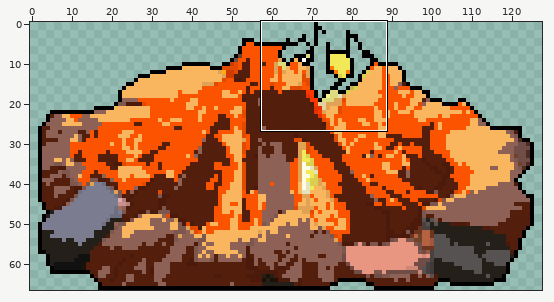
Sprite sheet -- zombie-survival-multiplayer/sprites/sprCampfire/layers/c1cd7f15-e047-4455-ab04-c1aaf10b71f6/ac7120ff-d726-4b52-9e81-e1b99b3f73a9.png. The first picture is a wide view before the edit; the outline marks the close-up.
Close-up. Before:
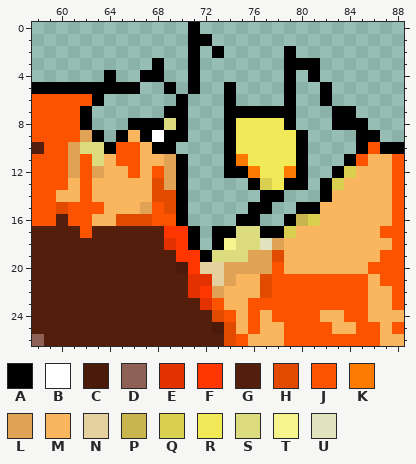
The file is 128x67 pixels. Colours within 5 levels of each other are drawn and written as one. Shown: x 58..88, y 0..26.
Palette (. is transparent): A #000000  B #ffffff  C #4b1a0a  D #8d6155  E #e43100  F #ff3600  G #541e0c  H #e24a00  J #fb5300  K #ff7a00  L #e0a355  M #fab65f  N #e5d19f  P #c8b54e  Q #d8d04e  R #f1e957  S #dcdb7e  T #f6f58d  U #e2e3bf
Pixels before, first column x 58:
 0 .............A.................
 1 .............AA................
 2 .............A.A.....A.........
 3 ..........A..A.......AAA.......
 4 ......A..AA..A.......A.A.......
 5 AAAAAAAAA..A.A..A....A..A......
 6 JJJJJA......A...A....A..A......
 7 JJJJA......AA...AAAAAA...AA....
 8 JJJJA...AAASA...ARRRRA...AAA...
 9 JJJJLA.AMABAA...ARRRRRA....AA..
10 GJJLSSAJJMAA....ARRRRRA....AJAA
11 JJJLJSMJJMMLA...AKRRRRA...AJMMJ
12 JJJLJLMMJMJLA...AAKRRKA..AQMMMJ
13 JJJMJMMMMMHLA.....AQRAA.AQMMMMJ
14 JJMMJMMMMMHHA......AA...AMMMMMJ
15 JJHJJJMMMLJHA.....AA..AAMMMMMMJ
16 JJGJJMMHHHJJA....AA..APQMMMMMMJ
17 GGGGJGGGGGGFFA.AASSAAQMMMMMMMJJ
18 GGGGGGGGGGGEFA.ATSSULMMMMMMMMMJ
19 GGGGGGGGGGGGFFASSSLLHMMMMMMMMJJ
20 GGGGGGGGGGGGCFNNLLLLJMMMMMMMJJJ
21 GGGGGGGGGGGGGEENLMMHJJJJJJJJMJJ
22 GGGGGGGGGGGGGEFLMMMHJJJJJJJJMMJ
23 GGGGGGGGGGGGGGEJMMJJJJJJJJJJMMJ
24 GGGGGGGGGGGGGGGHJMJMJJJJMMJJMMM
25 GGGGGGGGGGGGGGGCHMJMMJJJJMMJJMJ
26 DGGGGGGGGGGGGGGGHJMMMJJJJJJJJMM
New version:
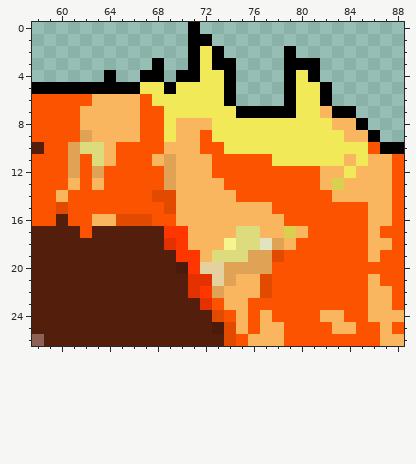
From old to new:
{"y":2,"x":72,"old":".","new":"R"}
{"y":3,"x":72,"old":"...","new":"RAA"}
{"y":4,"x":70,"old":".","new":"A"}
{"y":4,"x":72,"old":"...","new":"RRA"}
{"y":4,"x":80,"old":".","new":"R"}
{"y":5,"x":67,"old":"..","new":"RR"}
{"y":5,"x":70,"old":".A..","new":"RRRR"}
{"y":5,"x":80,"old":"..","new":"RR"}
{"y":6,"x":63,"old":"A......A...","new":"MMMMJRRRRRR"}
{"y":6,"x":80,"old":"..","new":"RR"}
{"y":7,"x":62,"old":"A......AA...A","new":"MMMMMJJRRRRRR"}
{"y":7,"x":80,"old":"...","new":"RRM"}
{"y":8,"x":62,"old":"A...AAASA...A","new":"MMMMMJJRMMMRR"}
{"y":8,"x":79,"old":"A...AA","new":"RRRRMM"}
{"y":9,"x":63,"old":"A.A","new":"MMM"}
{"y":9,"x":67,"old":"ABAA...A","new":"JJRMMJRR"}
{"y":9,"x":80,"old":"A....A","new":"RRRRMM"}
{"y":10,"x":64,"old":"A","new":"M"}
{"y":10,"x":67,"old":"MAA....A","new":"JJMMMJJR"}
{"y":10,"x":80,"old":"A....A","new":"RRRRRR"}
{"y":11,"x":67,"old":"M","new":"J"}
{"y":11,"x":70,"old":"A...AKRR","new":"MMMJJJJJ"}
{"y":11,"x":80,"old":"A...AJ","new":"RRRRMR"}
{"y":12,"x":64,"old":"MM","new":"JJ"}
{"y":12,"x":67,"old":"M","new":"J"}
{"y":12,"x":70,"old":"A...AAKRRKA..AQ","new":"MMMJJJJJJJJJMMR"}
{"y":13,"x":64,"old":"MMMMH","new":"JJJJJ"}
{"y":13,"x":70,"old":"A.....AQRAA.A","new":"MMMMJJJJJJJJM"}
{"y":14,"x":61,"old":"M","new":"J"}
{"y":14,"x":63,"old":"MMMMM","new":"JJJJJ"}
{"y":14,"x":70,"old":"A......AA...A","new":"MMMMMJJJJJJJJ"}
{"y":15,"x":64,"old":"MMML","new":"JJJJ"}
{"y":15,"x":70,"old":"A.....AA..AAMMMM","new":"MMMMMMMMJJJJJJJJ"}
{"y":16,"x":70,"old":"A....AA..APQMMMM","new":"MMMMMMMMMJJJJJJJ"}
{"y":17,"x":71,"old":"A.AA","new":"MMMM"}
{"y":17,"x":77,"old":"AA","new":"MM"}
{"y":17,"x":81,"old":"MMMMM","new":"JJJJJ"}
{"y":18,"x":71,"old":"A.A","new":"MMM"}
{"y":18,"x":80,"old":"MMMMMM","new":"JJJJJJ"}
{"y":19,"x":72,"old":"A","new":"M"}
{"y":19,"x":79,"old":"MMMMMMM","new":"JJJJJJJ"}
{"y":20,"x":79,"old":"MMMMMMM","new":"JJJJJJJ"}
